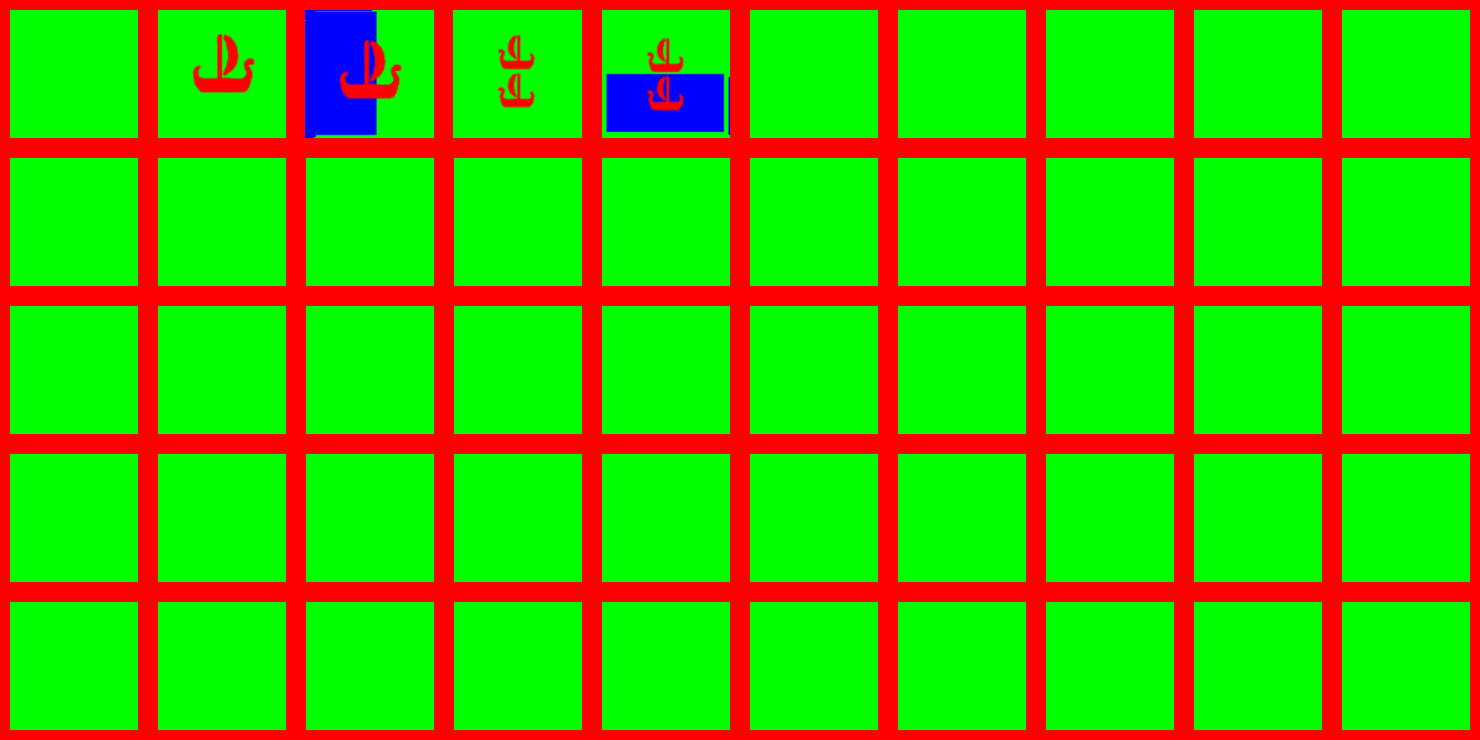
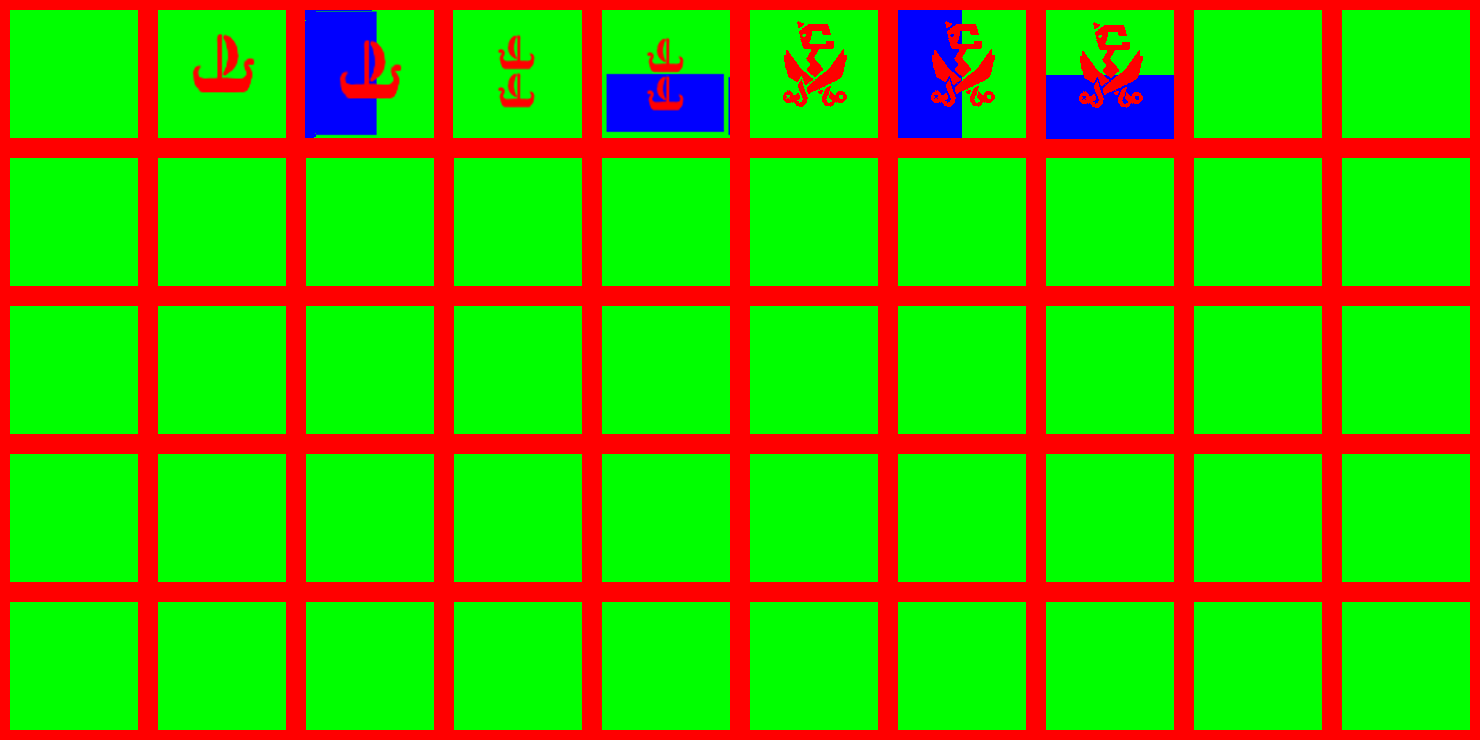
Layers edited between the first and the second 1480×740 image:
added layer "Layer 8" above "Layer 7" over left=898, top=10, right=995, bottom=138
added layer "Layer 7" above "Layer 6" over left=1046, top=22, right=1174, bottom=139
added layer "Layer 6" above "Layer 2" over left=783, top=21, right=847, bottom=107
